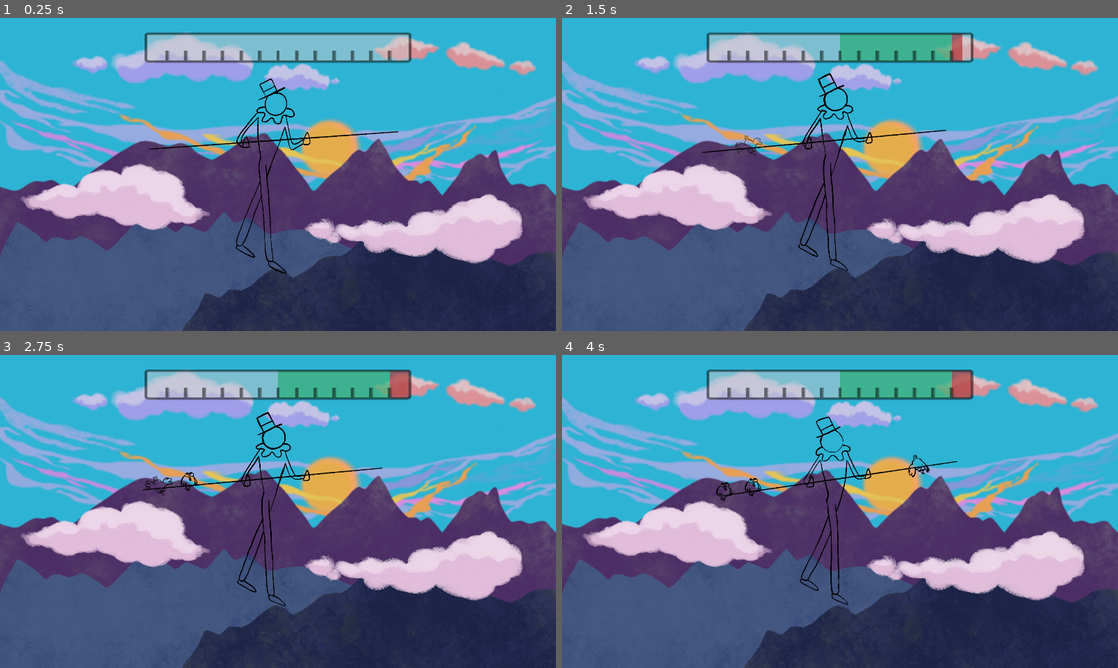
Above: before the commit, frames 1-4 (two rows, left to right).
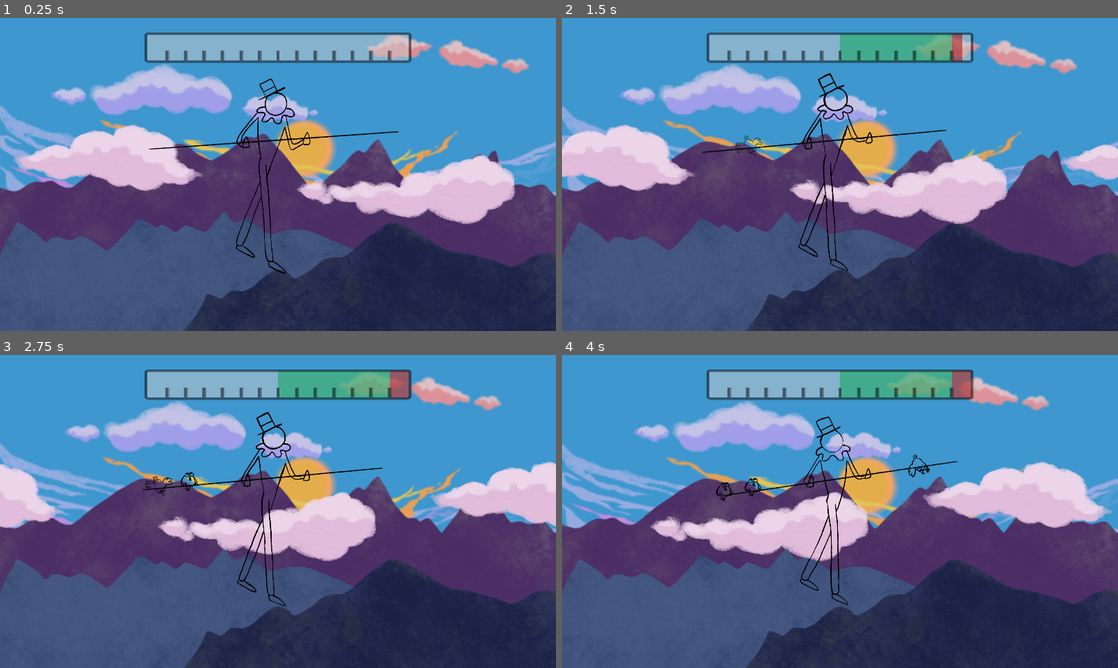
Above: after the commit, the same moments.

Repository: Merliin42/ludum-dare-49
Game: Godot game, scene res://Scenes/Main.tscn
Same seed, same stepped clock (60 frames per second), same inputs: the game is played once before the commit and once after it. The engine's default icon, where the game draws it, is replaced by a stand-in: a white triangle on a blue panel in a dark square.
Inputs:
- Up to frame 1 (0.25 s): no input
- Up to frame 2 (1.5 s): hold Right (right) 0.53-1.28 s; hold Left (left) from 1.28 s (still down)
- Up to frame 3 (2.75 s): release Left (left) at 2.03 s; hold Right (right) from 2.03 s (still down)
- Up to frame 4 (4 s): release Right (right) at 3.53 s; hold Left (left) from 3.53 s (still down)

The runs differ from the first frame. In frame 1, 54% of the frame differs, in the area x 0-100%, y 0-100%; in frame 2, 55%; in frame 3, 55%; in frame 4, 55%.

Commit message:
Adding animated background

Diff:
--- /dev/null
+++ b/Scenes/Background.tscn
@@ -0,0 +1,165 @@
+[gd_scene load_steps=21 format=2]
+
+[ext_resource path="res://Assets/Background/nuages roses fond.png" type="Texture" id=1]
+[ext_resource path="res://Assets/Background/nuages bleus milieu.png" type="Texture" id=2]
+[ext_resource path="res://Assets/Background/flux orange soleil.png" type="Texture" id=3]
+[ext_resource path="res://Assets/Background/montagne milieu bleue.png" type="Texture" id=4]
+[ext_resource path="res://Assets/Background/soleil.png" type="Texture" id=5]
+[ext_resource path="res://Assets/Background/devant montagne noire.png" type="Texture" id=6]
+[ext_resource path="res://Assets/Background/flux violet soleil.png" type="Texture" id=7]
+[ext_resource path="res://Assets/Background/nuage devant roses clair.png" type="Texture" id=8]
+[ext_resource path="res://Assets/Background/montagne fond violette.png" type="Texture" id=9]
+[ext_resource path="res://Assets/Background/fond bleu.png" type="Texture" id=10]
+
+[sub_resource type="Shader" id=3]
+code = "shader_type canvas_item;
+
+void fragment(){
+	vec2 newuv = UV;
+	newuv.x += TIME * .001;
+	vec4 c = texture(TEXTURE, newuv);
+	COLOR = c;
+}"
+
+[sub_resource type="ShaderMaterial" id=4]
+shader = SubResource( 3 )
+
+[sub_resource type="Shader" id=5]
+code = "shader_type canvas_item;
+
+void fragment(){
+	vec2 newuv = UV;
+	newuv.x += TIME * -.002;
+	vec4 c = texture(TEXTURE, newuv);
+	COLOR = c;
+}"
+
+[sub_resource type="ShaderMaterial" id=6]
+shader = SubResource( 5 )
+
+[sub_resource type="Shader" id=7]
+code = "shader_type canvas_item;
+
+void fragment(){
+	vec2 newuv = UV;
+	newuv.x += TIME * .02;
+	vec4 c = texture(TEXTURE, newuv);
+	COLOR = c;
+}"
+
+[sub_resource type="ShaderMaterial" id=8]
+shader = SubResource( 7 )
+
+[sub_resource type="Shader" id=9]
+code = "shader_type canvas_item;
+
+void fragment(){
+	vec2 newuv = UV;
+	newuv.x += TIME * -.01;
+	vec4 c = texture(TEXTURE, newuv);
+	COLOR = c;
+}"
+
+[sub_resource type="ShaderMaterial" id=10]
+shader = SubResource( 9 )
+
+[sub_resource type="Shader" id=1]
+code = "shader_type canvas_item;
+
+void fragment(){
+	vec2 newuv = UV;
+	newuv.x += TIME * .1;
+	vec4 c = texture(TEXTURE, newuv);
+	COLOR = c;
+}"
+
+[sub_resource type="ShaderMaterial" id=2]
+shader = SubResource( 1 )
+
+[node name="Background" type="CanvasLayer"]
+layer = -1
+
+[node name="Sky" type="TextureRect" parent="."]
+margin_right = 1920.0
+margin_bottom = 1080.0
+texture = ExtResource( 10 )
+__meta__ = {
+"_edit_use_anchors_": false
+}
+
+[node name="PurpleStringClouds" type="TextureRect" parent="."]
+material = SubResource( 4 )
+margin_right = 1920.0
+margin_bottom = 1080.0
+texture = ExtResource( 7 )
+__meta__ = {
+"_edit_use_anchors_": false
+}
+
+[node name="Sun" type="TextureRect" parent="."]
+margin_right = 1920.0
+margin_bottom = 1080.0
+texture = ExtResource( 5 )
+__meta__ = {
+"_edit_use_anchors_": false
+}
+
+[node name="YellowStringClouds" type="TextureRect" parent="."]
+material = SubResource( 6 )
+margin_right = 1920.0
+margin_bottom = 1080.0
+texture = ExtResource( 3 )
+__meta__ = {
+"_edit_use_anchors_": false
+}
+
+[node name="PurpleMountains" type="TextureRect" parent="."]
+margin_right = 1920.0
+margin_bottom = 1080.0
+texture = ExtResource( 9 )
+__meta__ = {
+"_edit_use_anchors_": false
+}
+
+[node name="LightBlueMountains" type="TextureRect" parent="."]
+margin_right = 1920.0
+margin_bottom = 1080.0
+texture = ExtResource( 4 )
+__meta__ = {
+"_edit_use_anchors_": false
+}
+
+[node name="DarkBlueMountains" type="TextureRect" parent="."]
+margin_right = 1920.0
+margin_bottom = 1080.0
+texture = ExtResource( 6 )
+__meta__ = {
+"_edit_use_anchors_": false
+}
+
+[node name="PinkClouds" type="TextureRect" parent="."]
+material = SubResource( 8 )
+margin_right = 1920.0
+margin_bottom = 1080.0
+texture = ExtResource( 1 )
+__meta__ = {
+"_edit_use_anchors_": false
+}
+
+[node name="BlueClouds" type="TextureRect" parent="."]
+material = SubResource( 10 )
+margin_right = 40.0
+margin_bottom = 40.0
+texture = ExtResource( 2 )
+__meta__ = {
+"_edit_use_anchors_": false
+}
+
+[node name="FrontClouds" type="TextureRect" parent="."]
+material = SubResource( 2 )
+margin_right = 40.0
+margin_bottom = 40.0
+texture = ExtResource( 8 )
+__meta__ = {
+"_edit_use_anchors_": false
+}
--- a/Scenes/Main.tscn
+++ b/Scenes/Main.tscn
@@ -11,7 +11,7 @@
 [ext_resource path="res://Assets/Animation/Funambule/Fall-left/fall-left2.png" type="Texture" id=9]
 [ext_resource path="res://Assets/Animation/Funambule/Fall-left/fall-left1.png" type="Texture" id=10]
 [ext_resource path="res://Assets/Animation/Funambule/Fall-left/fall-left7.png" type="Texture" id=11]
-[ext_resource path="res://Assets/fond montagnes.png" type="Texture" id=12]
+[ext_resource path="res://Scenes/Background.tscn" type="PackedScene" id=12]
 [ext_resource path="res://Assets/Sounds/funambule v3.wav" type="AudioStream" id=13]
 
 [sub_resource type="SpriteFrames" id=1]
@@ -116,16 +116,7 @@
 
 [node name="HUD" parent="." instance=ExtResource( 3 )]
 
-[node name="Background" type="CanvasLayer" parent="."]
-layer = -1
-
-[node name="TextureRect" type="TextureRect" parent="Background"]
-margin_right = 40.0
-margin_bottom = 40.0
-texture = ExtResource( 12 )
-__meta__ = {
-"_edit_use_anchors_": false
-}
+[node name="Background" parent="." instance=ExtResource( 12 )]
 
 [node name="AnimatedSprite" type="AnimatedSprite" parent="."]
 frames = SubResource( 1 )
--- a/Scenes/Menu.tscn
+++ b/Scenes/Menu.tscn
@@ -7,7 +7,7 @@
 [ext_resource path="res://Assets/Menu/play_pressed.png" type="Texture" id=5]
 [ext_resource path="res://Assets/Menu/quit_hover.png" type="Texture" id=6]
 [ext_resource path="res://Assets/Menu/play_hover.png" type="Texture" id=7]
-[ext_resource path="res://Assets/fond montagnes.png" type="Texture" id=8]
+[ext_resource path="res://Scenes/Background.tscn" type="PackedScene" id=8]
 
 [node name="Menu" type="Control"]
 anchor_right = 1.0
@@ -16,11 +16,6 @@
 __meta__ = {
 "_edit_use_anchors_": false
 }
-
-[node name="TextureRect" type="TextureRect" parent="."]
-anchor_right = 1.0
-anchor_bottom = 1.0
-texture = ExtResource( 8 )
 
 [node name="MarginContainer" type="MarginContainer" parent="."]
 anchor_right = 1.0
@@ -69,5 +64,7 @@
 texture_pressed = ExtResource( 3 )
 texture_hover = ExtResource( 6 )
 
+[node name="Background" parent="." instance=ExtResource( 8 )]
+
 [connection signal="pressed" from="MarginContainer/VSplitContainer/Start" to="." method="_on_Start_pressed"]
 [connection signal="pressed" from="MarginContainer/VSplitContainer/Quit" to="." method="_on_Quit_pressed"]
Binary file added: Assets/Background/a_fond montagnes.png
Not shown, added: Assets/Background/a_fond montagnes.png.import
Binary file added: Assets/Background/devant montagne noire.png
Not shown, added: Assets/Background/devant montagne noire.png.import
Binary file added: Assets/Background/flux orange soleil.png
Not shown, added: Assets/Background/flux orange soleil.png.import
Binary file added: Assets/Background/flux violet soleil.png
Not shown, added: Assets/Background/flux violet soleil.png.import
Binary file added: Assets/Background/fond bleu.png
Not shown, added: Assets/Background/fond bleu.png.import
Binary file added: Assets/Background/montagne fond violette.png
Not shown, added: Assets/Background/montagne fond violette.png.import
(and 10 more such lines)
